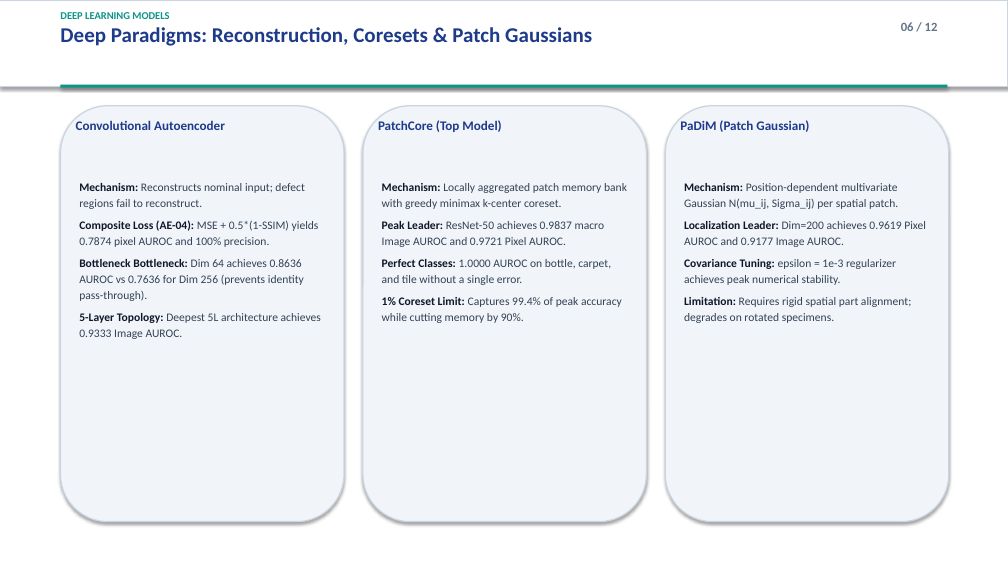
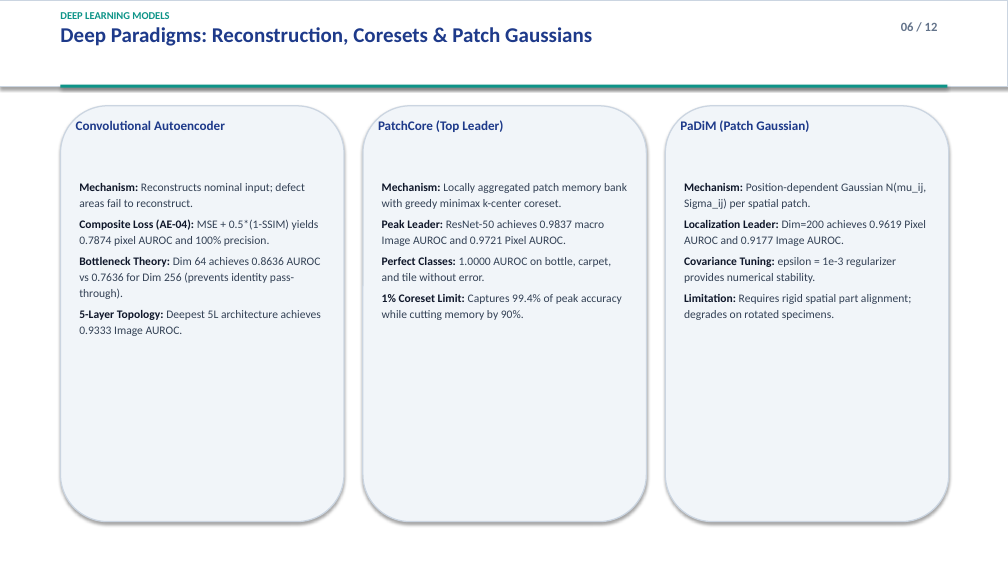
Before and after one commit to Rahul-dewangan01/Hybrid-Industrial-Visual-Anomaly-Detection, a slide deck: slide 6 of 06_FINAL_RESEARCH/Presentation/Industrial_Anomaly_Detection_Final_Presentation.pptx. Drawn at 1008x567 pixels with LibreOffice and Linux fonts; fonts in the diff are those of the drawing. Boxes give left, top, right and bottom in pixels: in the first picture for what was removed or moved away, otherwise in the second. Text is boxed around its words. In the diff, an @@ line names an element or a change of style, - is before the commit and + after.

```diff
--- a/06_FINAL_RESEARCH/Presentation/Industrial_Anomaly_Detection_Final_Presentation.pptx
+++ b/06_FINAL_RESEARCH/Presentation/Industrial_Anomaly_Detection_Final_Presentation.pptx
@@ text at bbox=[378, 120, 503, 132]: text changed @@
-PatchCore (Top Model)
+PatchCore (Top Leader)
@@ text at bbox=[79, 183, 304, 207]: text changed @@
-Mechanism: Reconstructs nominal input; defect regions fail to reconstruct.
+Mechanism: Reconstructs nominal input; defect areas fail to reconstruct.
@@ text at bbox=[382, 183, 627, 320]: less space between paragraphs @@
@@ text at bbox=[684, 183, 926, 209]: text changed @@
-Mechanism: Position-dependent multivariate Gaussian N(mu_ij, Sigma_ij) per spatial patch.
+Mechanism: Position-dependent Gaussian N(mu_ij, Sigma_ij) per spatial patch.
@@ text at bbox=[79, 219, 321, 336]: less space between paragraphs @@
@@ text at bbox=[684, 220, 926, 320]: less space between paragraphs @@
@@ text at bbox=[79, 257, 321, 299]: text changed @@
-Bottleneck Bottleneck: Dim 64 achieves 0.8636 AUROC vs 0.7636 for Dim 256 (prevents identity pass-through).
+Bottleneck Theory: Dim 64 achieves 0.8636 AUROC vs 0.7636 for Dim 256 (prevents identity pass-through).
@@ text at bbox=[382, 257, 611, 281]: text changed @@
-Perfect Classes: 1.0000 AUROC on bottle, carpet, and tile without a single error.
+Perfect Classes: 1.0000 AUROC on bottle, carpet, and tile without error.
@@ text at bbox=[684, 257, 896, 283]: text changed @@
-Covariance Tuning: epsilon = 1e-3 regularizer achieves peak numerical stability.
+Covariance Tuning: epsilon = 1e-3 regularizer provides numerical stability.
```
Also in this commit, not shown: 11 other slides changed, 44 other files.
